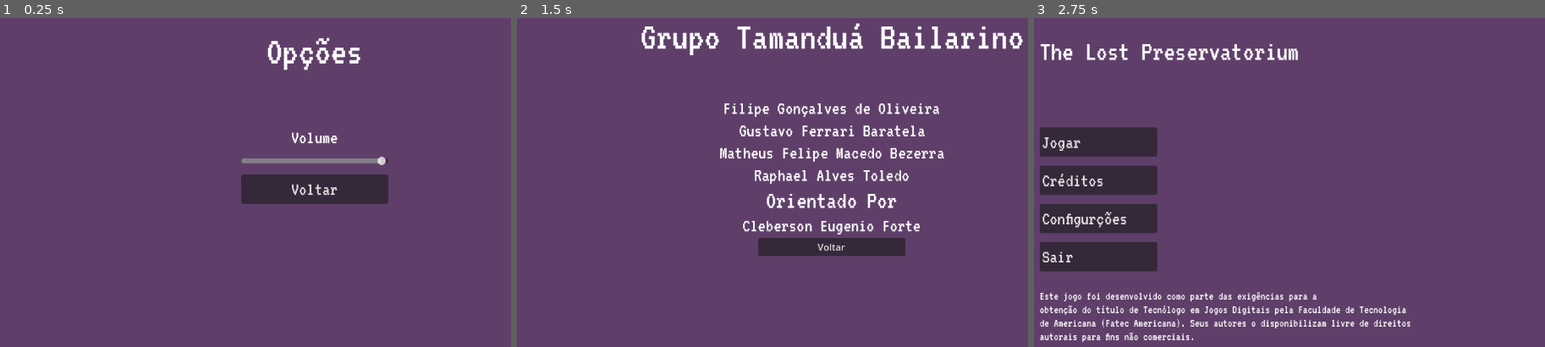
Above: before the commit, frames 1-3 (left to right).
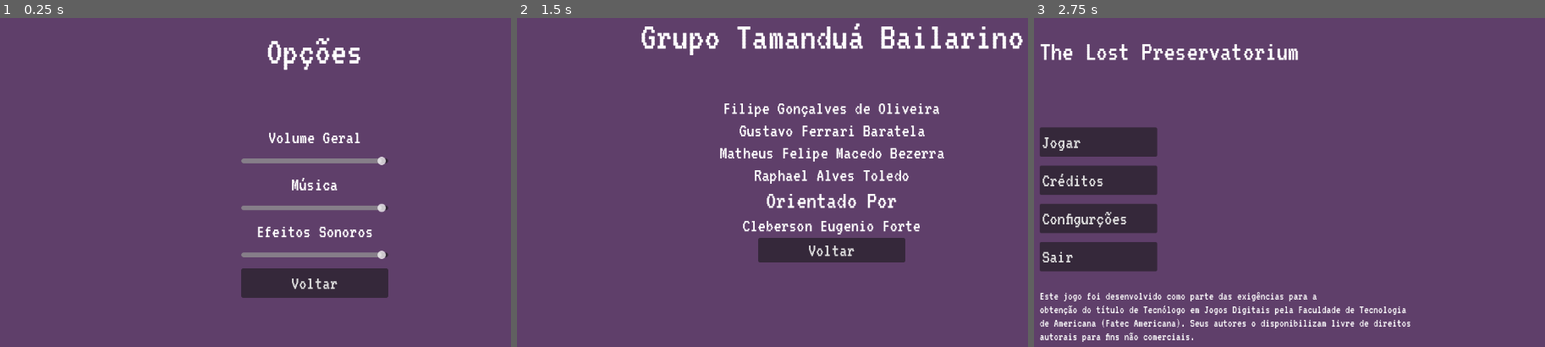
Above: after the commit, the same moments.

Repository: Shiftersout/gp-roguelite
Game: Godot game, scene res://Scenes/options.tscn
Same seed, same stepped clock (60 frames per second), same inputs: the game is played once before the commit and once after it. This scene is started directly instead of the project's main scene.
Inputs:
- Up to frame 1 (0.25 s): no input
- Up to frame 2 (1.5 s): click "Voltar" at 0.5 s; click "Créditos" at 1.25 s
- Up to frame 3 (2.75 s): click "Voltar" at 2 s

The runs differ from the first frame. In frame 1, 6.6% of the frame differs, in the area x 47-76%, y 34-86%; in frame 2, 0.7%; in frame 3, nothing differs.

Commit message:
Volume Mestre, Musica e Efeitos Sonoros
Criação dos outros tipos de som.

Diff:
--- a/Scenes/credits.tscn
+++ b/Scenes/credits.tscn
@@ -92,6 +92,8 @@
 custom_minimum_size = Vector2(250, 0)
 layout_mode = 2
 size_flags_horizontal = 4
+theme_override_fonts/font = ExtResource("2_iunmu")
+theme_override_font_sizes/font_size = 33
 text = "Voltar
 "
 
--- a/Scenes/options.tscn
+++ b/Scenes/options.tscn
@@ -30,14 +30,14 @@
 anchor_right = 0.5
 offset_left = -275.0
 offset_right = 275.0
-offset_bottom = 456.0
+offset_bottom = 622.0
 grow_horizontal = 2
 
 [node name="Label" type="Label" parent="MainContainer"]
 custom_minimum_size = Vector2(0, 250)
 layout_mode = 2
 size_flags_horizontal = 4
-theme_override_constants/line_spacing = 250
+theme_override_constants/line_spacing = 20
 theme_override_fonts/font = ExtResource("2_aqgb0")
 theme_override_font_sizes/font_size = 68
 text = "Opções"
@@ -56,21 +56,53 @@
 size_flags_vertical = 0
 theme_override_constants/separation = 15
 
-[node name="Label" type="Label" parent="MainContainer/HBoxContainer/VBoxContainer"]
+[node name="MasterLabel" type="Label" parent="MainContainer/HBoxContainer/VBoxContainer"]
 layout_mode = 2
 theme_override_fonts/font = ExtResource("2_aqgb0")
 theme_override_font_sizes/font_size = 33
-text = "Volume
+text = "Volume Geral
 "
 horizontal_alignment = 1
 
-[node name="HSlider" type="HSlider" parent="MainContainer/HBoxContainer/VBoxContainer"]
+[node name="MasterHSlider" type="HSlider" parent="MainContainer/HBoxContainer/VBoxContainer"]
 layout_mode = 2
 min_value = -80.0
 max_value = 1.0
 step = 0.0
 value = -41.0
 script = ExtResource("3_cl0tl")
+
+[node name="MusicLabel" type="Label" parent="MainContainer/HBoxContainer/VBoxContainer"]
+layout_mode = 2
+theme_override_fonts/font = ExtResource("2_aqgb0")
+theme_override_font_sizes/font_size = 33
+text = "Música"
+horizontal_alignment = 1
+
+[node name="MusicHSlider" type="HSlider" parent="MainContainer/HBoxContainer/VBoxContainer"]
+layout_mode = 2
+min_value = -80.0
+max_value = 1.0
+step = 0.0
+value = -41.0
+script = ExtResource("3_cl0tl")
+channel = "Music"
+
+[node name="SoundsLabel" type="Label" parent="MainContainer/HBoxContainer/VBoxContainer"]
+layout_mode = 2
+theme_override_fonts/font = ExtResource("2_aqgb0")
+theme_override_font_sizes/font_size = 33
+text = "Efeitos Sonoros"
+horizontal_alignment = 1
+
+[node name="SoundsHSlider" type="HSlider" parent="MainContainer/HBoxContainer/VBoxContainer"]
+layout_mode = 2
+min_value = -80.0
+max_value = 1.0
+step = 0.0
+value = -41.0
+script = ExtResource("3_cl0tl")
+channel = "Sounds"
 
 [node name="Back" type="Button" parent="MainContainer/HBoxContainer/VBoxContainer"]
 custom_minimum_size = Vector2(250, 50)
--- a/Scripts/HSlider.gd
+++ b/Scripts/HSlider.gd
@@ -1,6 +1,7 @@
 extends HSlider
 
+@export var channel : String = "Master"
 
 
 func _value_changed(new_value):
-	AudioServer.set_bus_volume_db(AudioServer.get_bus_index("Master"), new_value)
+	AudioServer.set_bus_volume_db(AudioServer.get_bus_index(channel), new_value)
--- a/Scripts/MusicController.gd
+++ b/Scripts/MusicController.gd
@@ -1,7 +1,6 @@
 extends Node
 
 var menu_music = load("res://Font/testeSom.mp3")
-var game_music = load("res://Font/testeSom.mp3")
 
 func _ready():
 	play_music()
--- a/Scripts/options.gd
+++ b/Scripts/options.gd
@@ -1,8 +1,13 @@
 extends Control
-@onready var master_slider = $MainContainer/HBoxContainer/VBoxContainer/HSlider
+@onready var master_slider = $MainContainer/HBoxContainer/VBoxContainer/MasterHSlider
+@onready var music_slider = $MainContainer/HBoxContainer/VBoxContainer/MusicHSlider
+@onready var sounds_slider = $MainContainer/HBoxContainer/VBoxContainer/SoundsHSlider
+
 
 func _ready():
 	master_slider.value = AudioServer.get_bus_volume_db(AudioServer.get_bus_index("Master"))
+	music_slider.value = AudioServer.get_bus_volume_db(AudioServer.get_bus_index("Music"))
+	sounds_slider.value = AudioServer.get_bus_volume_db(AudioServer.get_bus_index("Sounds"))
 
 func _on_back_pressed():
 	get_tree().change_scene_to_file("res://Scenes/menu.tscn")
--- a/autoloads/MusicController.tscn
+++ b/autoloads/MusicController.tscn
@@ -6,3 +6,4 @@
 script = ExtResource("1_vb7wf")
 
 [node name="Music" type="AudioStreamPlayer" parent="."]
+bus = &"Music"
--- /dev/null
+++ b/default_bus_layout.tres
@@ -0,0 +1,15 @@
+[gd_resource type="AudioBusLayout" format=3 uid="uid://b31tt3e1b10ih"]
+
+[resource]
+bus/1/name = &"Music"
+bus/1/solo = false
+bus/1/mute = false
+bus/1/bypass_fx = false
+bus/1/volume_db = 0.0
+bus/1/send = &"Master"
+bus/2/name = &"Sounds"
+bus/2/solo = false
+bus/2/mute = false
+bus/2/bypass_fx = false
+bus/2/volume_db = 0.0
+bus/2/send = &"Master"
